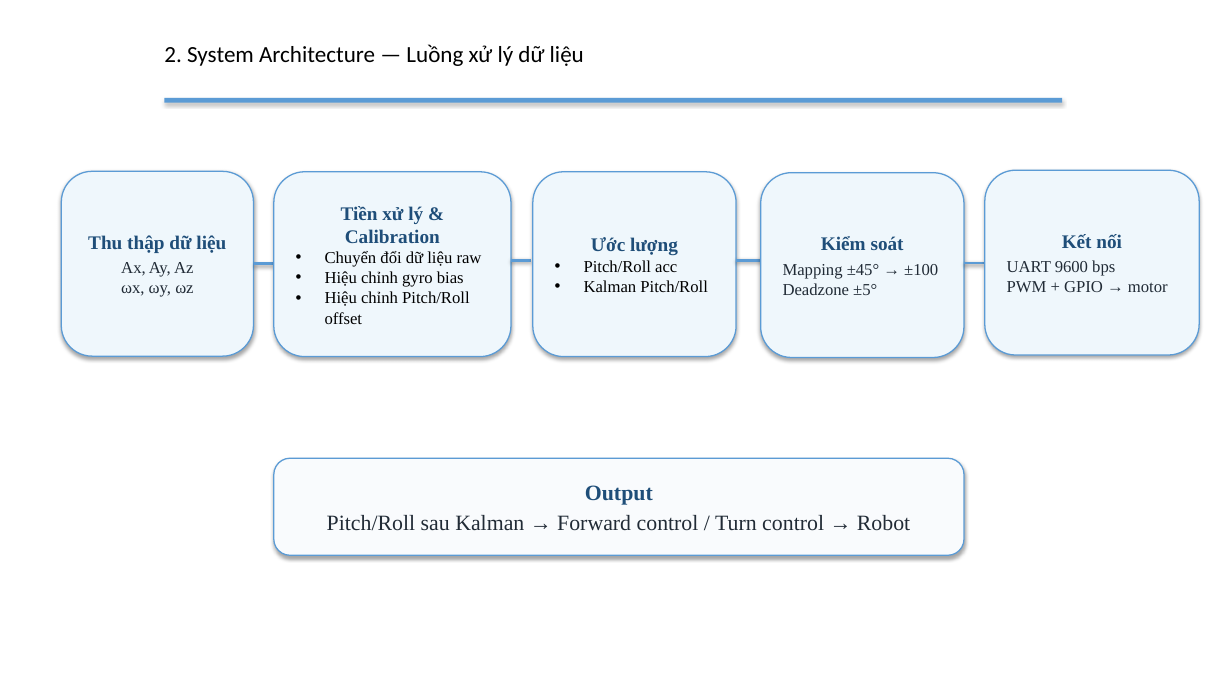
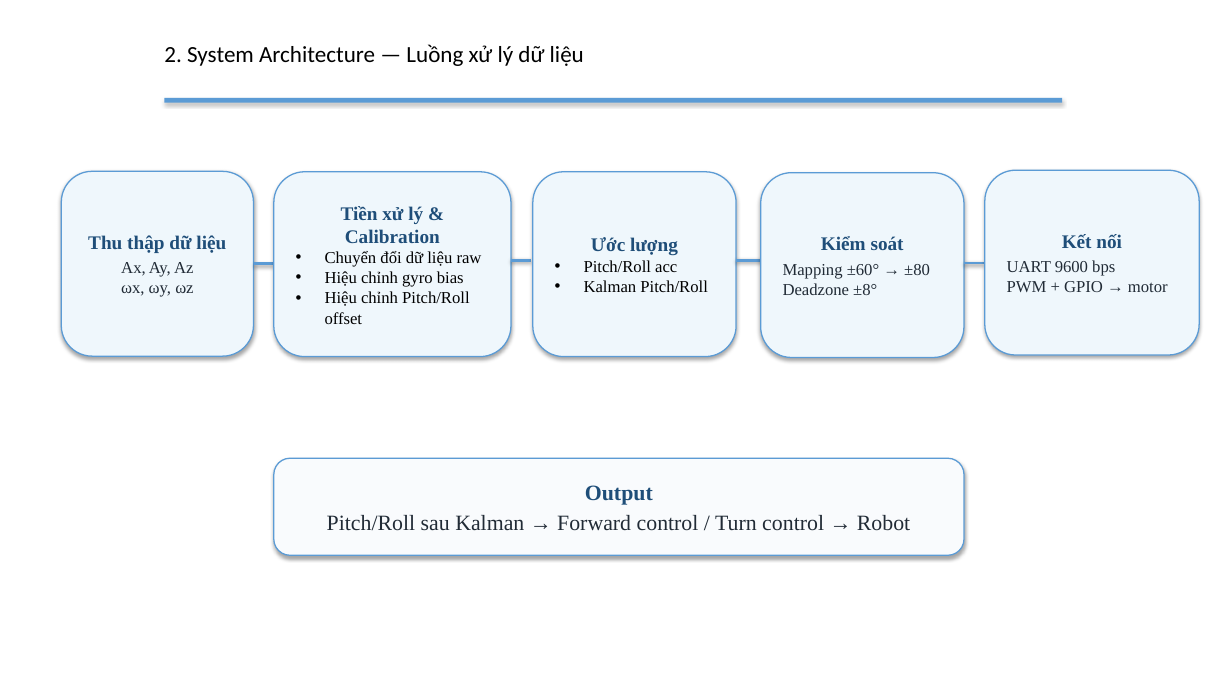
Before and after one commit to Theta2414/Controlling-Robot-Car, a slide deck: slide 6 of Presentation/EmbeddedC.pptx. Drawn at 1232x693 pixels with LibreOffice and Linux fonts; fonts in the diff are those of the drawing; background and template pictures are left out. Boxes give left, top, right and bottom in pixels: in the first picture for what was removed or moved away, otherwise in the second. Text is boxed around its words. In the diff, an @@ line names an element or a change of style, - is before the commit and + after.

```diff
--- a/Presentation/EmbeddedC.pptx
+++ b/Presentation/EmbeddedC.pptx
@@ text in rounded rectangle at <box>783,264,930,295</box>: text changed @@
-Mapping ±45° → ±100
-Deadzone ±5°
+Mapping ±60° → ±80
+Deadzone ±8°
```
Also in this commit, not shown: 15 other slides changed, 1 slide removed, 31 other files.
